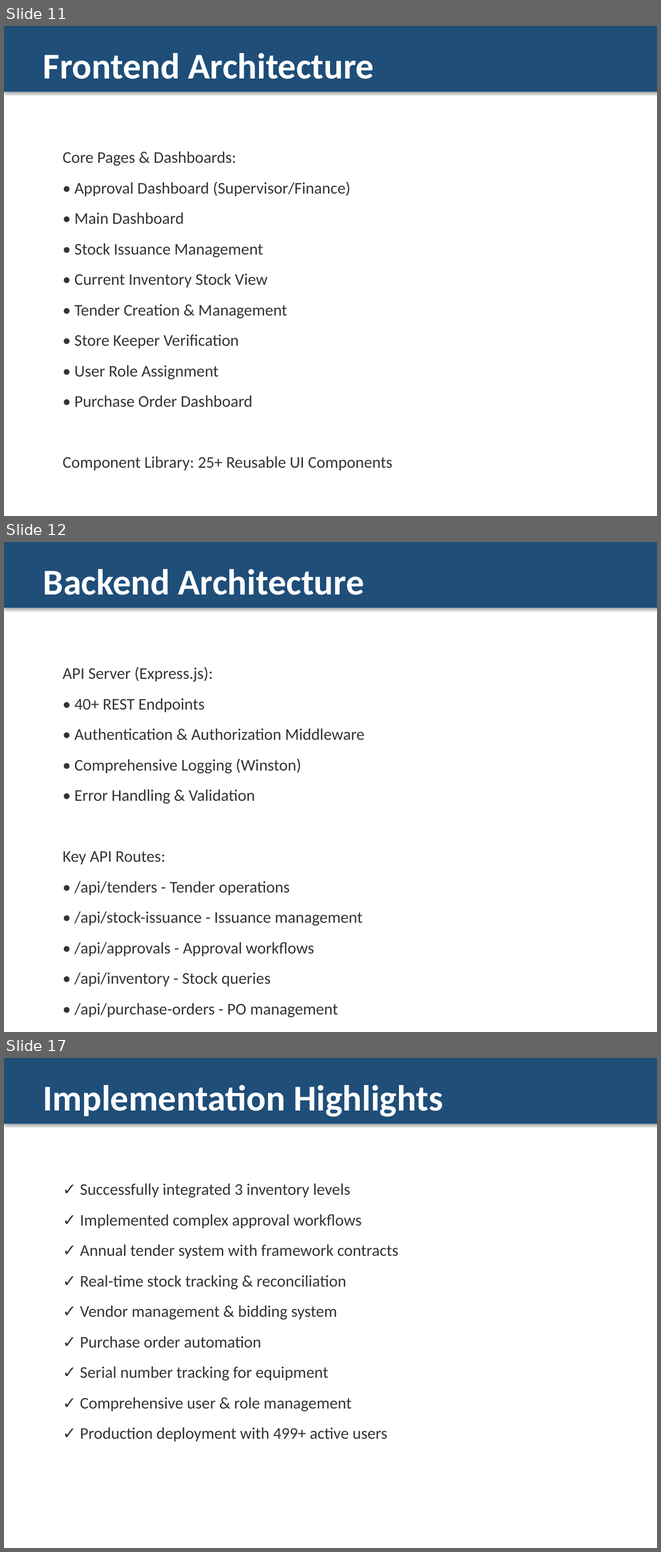
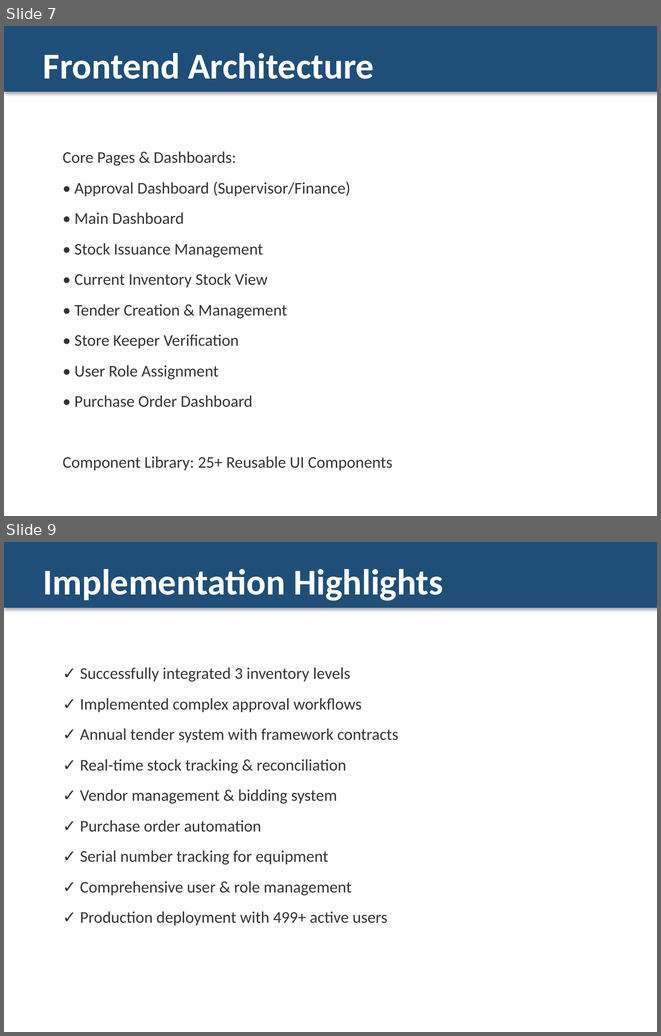
Before and after one commit to syedsanaulhaq/ims-v2, a slide deck: IMS_System_Presentation.pptx. Shown one above the other, each under a label of ours: slides 11, 12 and 17 before the commit, slides 7 and 9 after it; the slides between them are not shown. The pictures are 661x1552 and 661x1036 pixels, drawn with LibreOffice and Linux fonts; fonts in the diff are those of the drawing. Boxes give left, top, right and bottom in pixels: in the first picture for what was removed or moved away, otherwise in the second. Text is boxed around its words. In the diff, an @@ line names an element or a change of style, - is before the commit and + after.

```diff
--- a/IMS_System_Presentation.pptx
+++ b/IMS_System_Presentation.pptx
@@ slide 12 removed at box(4, 542, 657, 1032), background #FFFFFF @@
@@ rectangle removed at box(4, 542, 657, 607) @@
@@ text removed at box(43, 569, 364, 595) @@
-Backend Architecture
@@ text removed at box(63, 667, 364, 1017) @@
-API Server (Express.js):
-• 40+ REST Endpoints
-• Authentication & Authorization Middleware
-• Comprehensive Logging (Winston)
-• Error Handling & Validation
-Key API Routes:
-• /api/tenders - Tender operations
-• /api/stock-issuance - Issuance management
-• /api/approvals - Approval workflows
-• /api/inventory - Stock queries
-• /api/purchase-orders - PO management
-• /api/users - User management
@@ what was slide 11 is now slide 7 @@
@@ what was slide 17 is now slide 9 @@
```
Also in this commit, not shown: 1 slide changed, 7 other slides removed, 15 other files.
